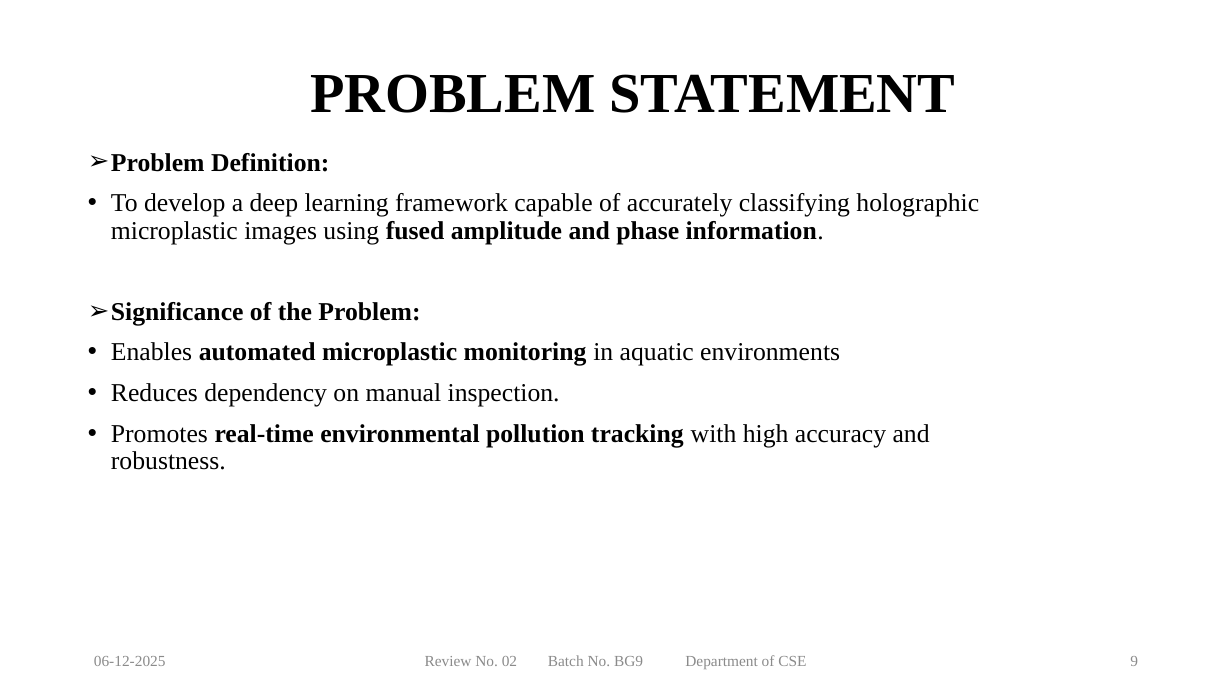
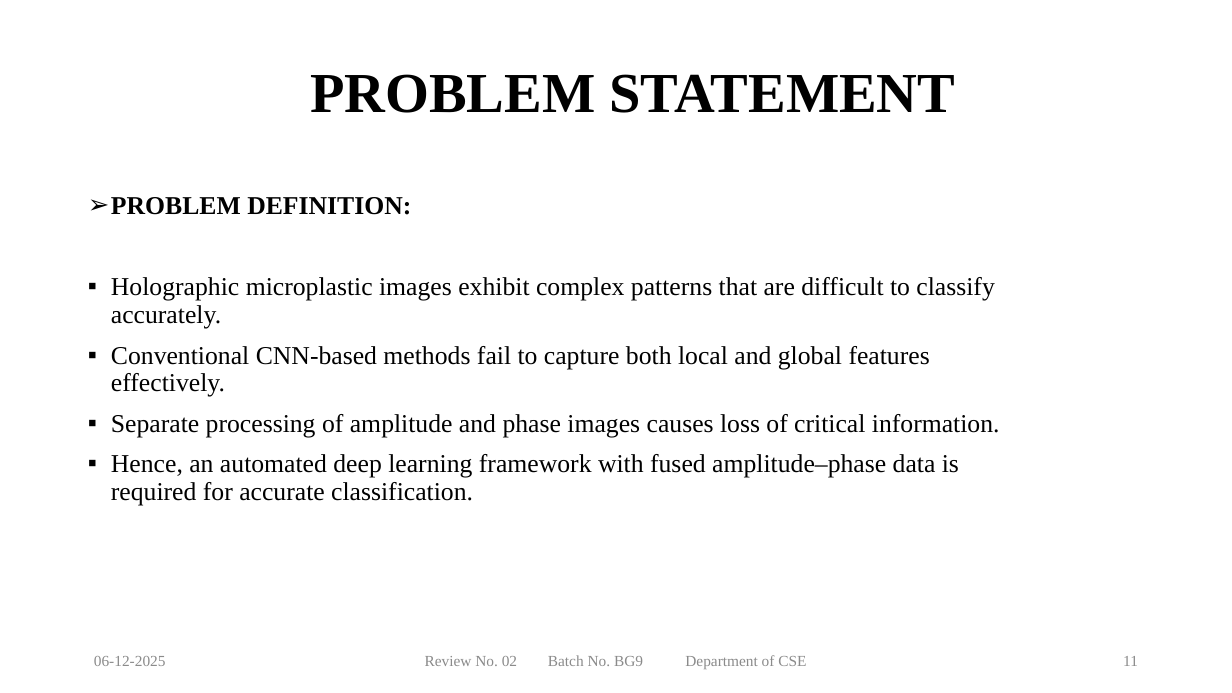
Before and after one commit to NEC-CSE-Projects-2022/BG9, a slide deck: slide 11 of Documents/BG9_PPT.pptx (slide 9 before the commit). Drawn at 1232x693 pixels with LibreOffice and Linux fonts; fonts in the diff are those of the drawing; background and template pictures are left out. Boxes give left, top, right and bottom in pixels: in the first picture for what was removed or moved away, otherwise in the second. Text is boxed around its words. In the diff, an @@ line names an element or a change of style, - is before the commit and + after.

```diff
--- a/Documents/BG9_PPT.pptx
+++ b/Documents/BG9_PPT.pptx
@@ text at [111,197,1000,506]: text changed @@
-➢ Problem Definition:
-• To develop a deep learning framework capable of accurately classifying holographic microplastic images using fused amplitude and phase information.
-➢ Significance of the Problem:
-• Enables automated microplastic monitoring in aquatic environments
-• Reduces dependency on manual inspection.
-• Promotes real-time environmental pollution tracking with high accuracy and robustness.
+➢ PROBLEM DEFINITION:
+▪ Holographic microplastic images exhibit complex patterns that are difficult to classify accurately.
+▪ Conventional CNN-based methods fail to capture both local and global features effectively.
+▪ Separate processing of amplitude and phase images causes loss of critical information.
+▪ Hence, an automated deep learning framework with fused amplitude–phase data is required for accurate classification.
@@ page number at [1123,656,1138,666]: text changed @@
-9
+11
```
Also in this commit, not shown: 6 other slides changed, 8 slides added, 1 other file.
